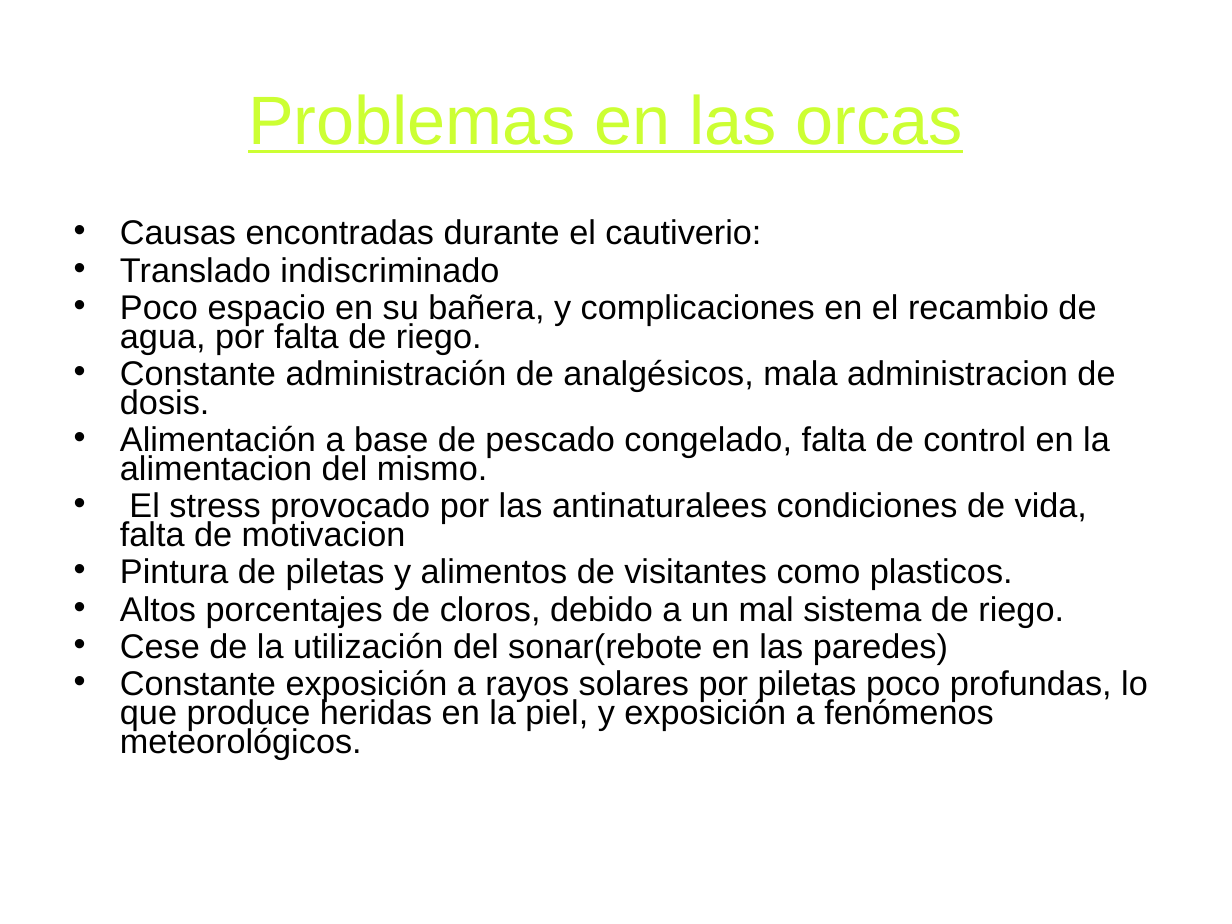
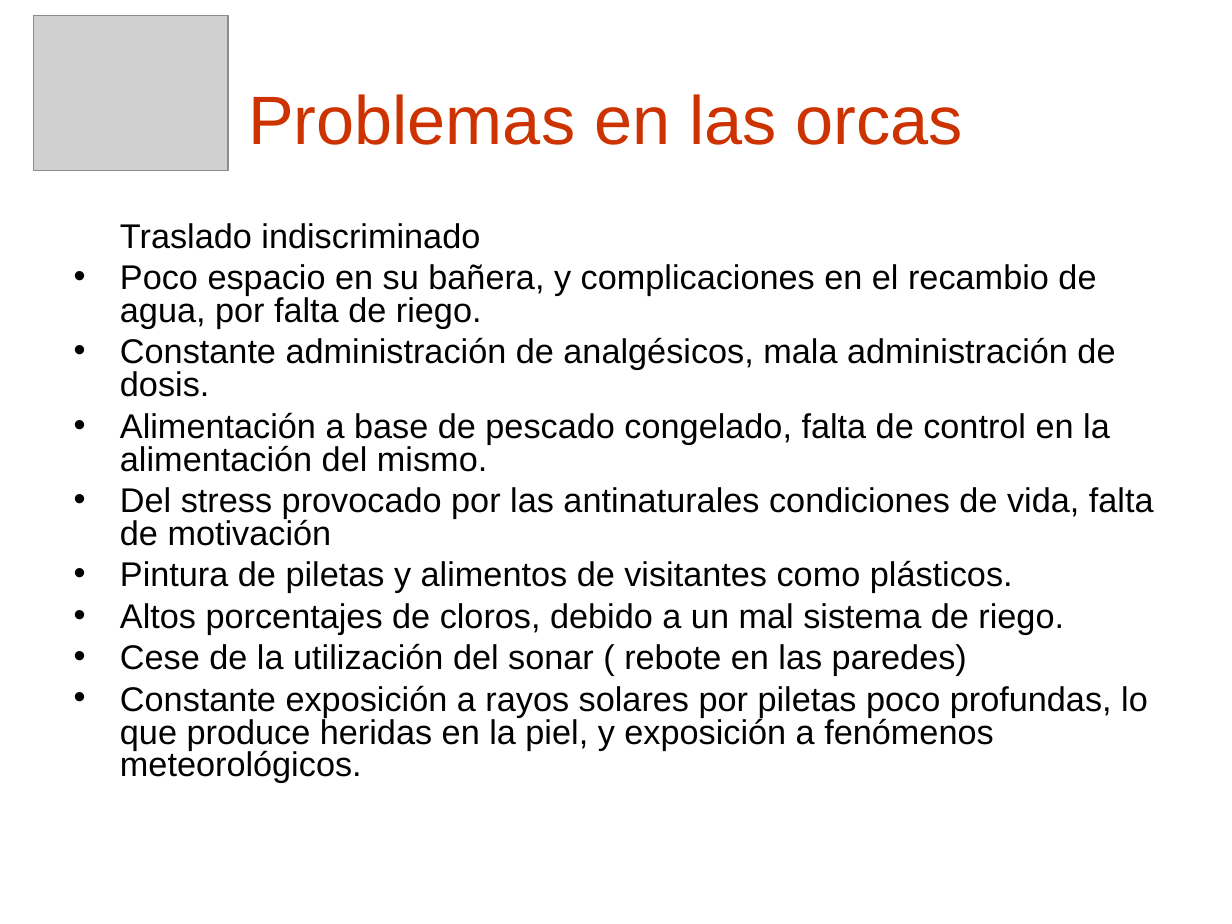
Before and after one commit to skiel85/taller-desarrollo-proyectos-i, a slide deck: slide 4 of Presentaciones/Demo Gerencial.ppt (slide 5 before the commit). Drawn at 1232x924 pixels with LibreOffice and Linux fonts; fonts in the diff are those of the drawing; grey boxes stand for pictures; background and template pictures are left out. Boxes give left, top, right and bottom in pixels: in the first picture for what was removed or moved away, otherwise in the second. Text is boxed around its words. In the diff, an @@ line names an element or a change of style, - is before the commit and + after.

```diff
--- a/Presentaciones/Demo Gerencial.ppt
+++ b/Presentaciones/Demo Gerencial.ppt
@@ picture added at [33, 16, 228, 171] @@
@@ title "Problemas en las orcas" at [248, 94, 963, 145]: text colour #CCFF33 to #CC3300, underline off @@
@@ text at [120, 223, 480, 249]: text changed @@
-• Causas encontradas durante el cautiverio:
-• Translado indiscriminado
+Traslado indiscriminado
@@ text at [120, 264, 1148, 783]: line spacing 0.7 to 0.8 @@
@@ text at [120, 337, 1154, 593]: text changed @@
-• Constante administración de analgésicos, mala administracion de dosis.
-• Alimentación a base de pescado congelado, falta de control en la alimentacion del mismo.
-• El stress provocado por las antinaturalees condiciones de vida, falta de motivacion
-• Pintura de piletas y alimentos de visitantes como plasticos.
+• Constante administración de analgésicos, mala administración de dosis.
+• Alimentación a base de pescado congelado, falta de control en la alimentación del mismo.
+• Del stress provocado por las antinaturales condiciones de vida, falta de motivación
+• Pintura de piletas y alimentos de visitantes como plásticos.
@@ text at [120, 643, 967, 676]: text changed @@
-• Cese de la utilización del sonar(rebote en las paredes)
+• Cese de la utilización del sonar ( rebote en las paredes)
```
Also in this commit, not shown: 9 other slides changed, 6 slides added, 1 slide removed.
